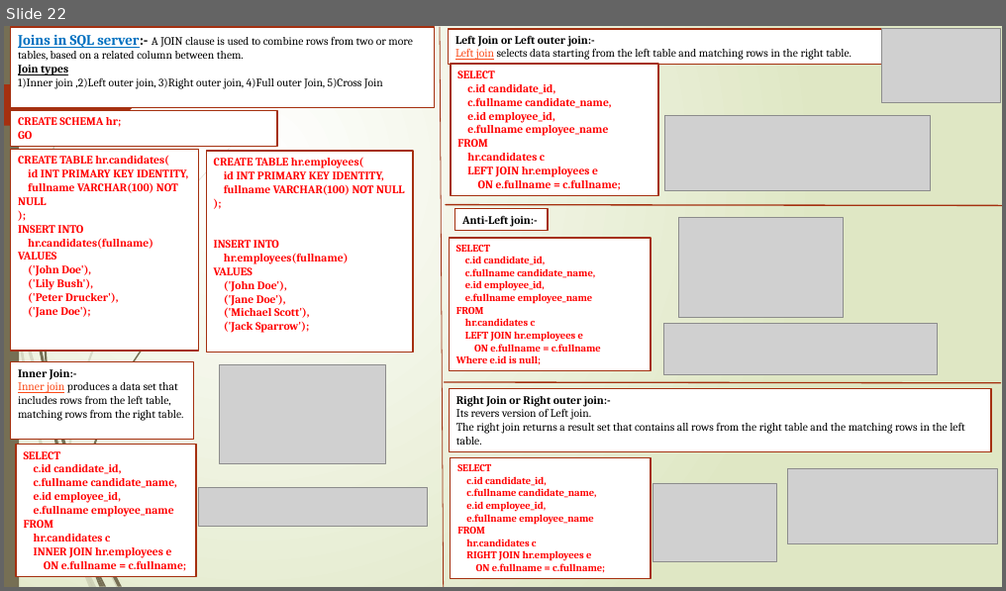
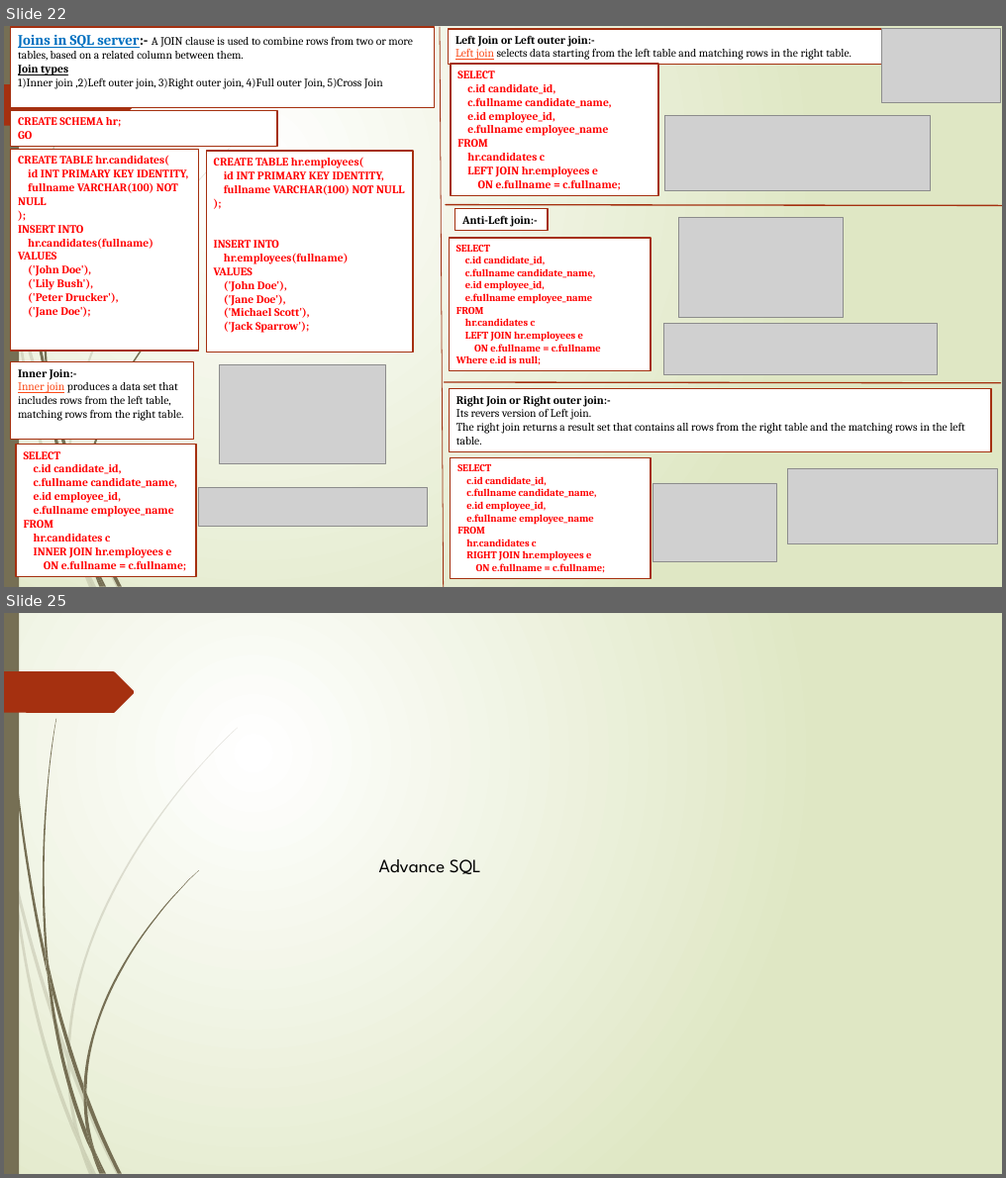
Before and after one commit to tanajisulagave/SQL-Server, a slide deck: SQL Server/SQL_PPT.pptx. Shown one above the other, each under a label of ours: slide 22 before the commit, slides 22 and 25 after it; the slides between them are not shown. The pictures are 1006x591 and 1006x1178 pixels, drawn with LibreOffice and Linux fonts; fonts in the diff are those of the drawing; grey boxes stand for pictures. Boxes give left, top, right and bottom in pixels: in the first picture for what was removed or moved away, otherwise in the second. Text is boxed around its words. In the diff, an @@ line names an element or a change of style, - is before the commit and + after.

```diff
--- a/SQL Server/SQL_PPT.pptx
+++ b/SQL Server/SQL_PPT.pptx
@@ slide 25 added at (4,613,1002,1174), background gradient #FFFFFF to #DFE8C4; not listed: 20 template elements that a slide beside it also shows @@
@@ text added at (379,860,481,874), 18 pt, text #000000 @@
+Advance SQL
@@ freeform shape added at (67,1052,70,1069), fill #766F54 at 20% opacity @@
@@ freeform shape added at (67,1061,82,1146), fill #766F54 at 20% opacity @@
@@ freeform shape added at (83,1085,86,1104), fill #766F54 @@
@@ freeform shape added at (83,1096,94,1152), fill #766F54 @@
```
Also in this commit, not shown: 1 slide changed, 6 other slides added.
